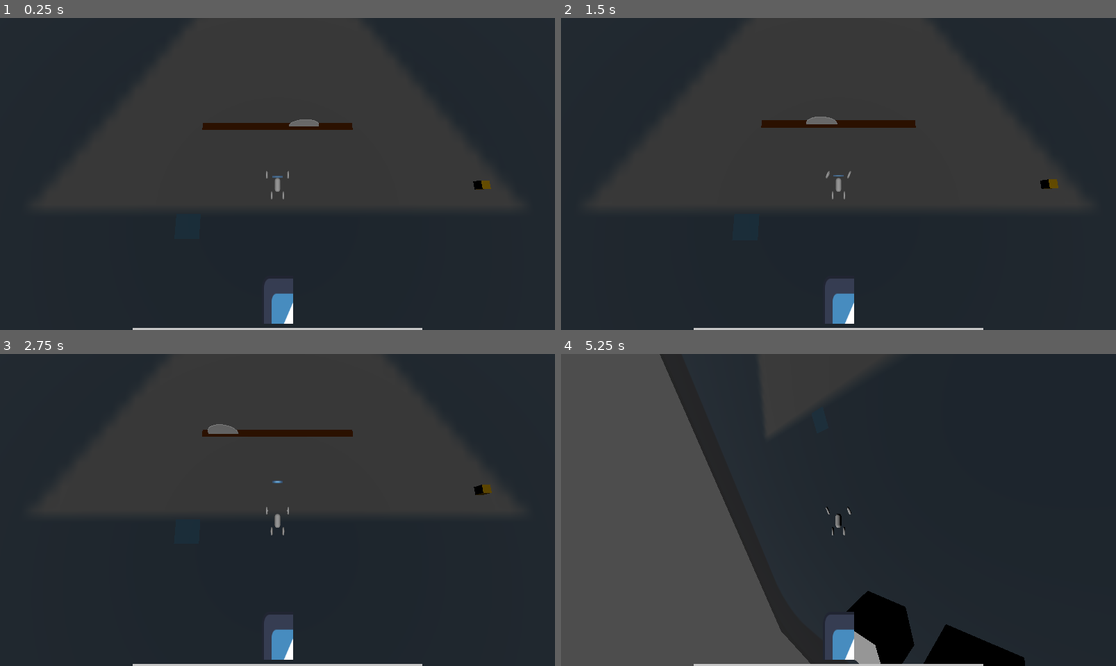
Above: before the commit, frames 1-4 (two rows, left to right).
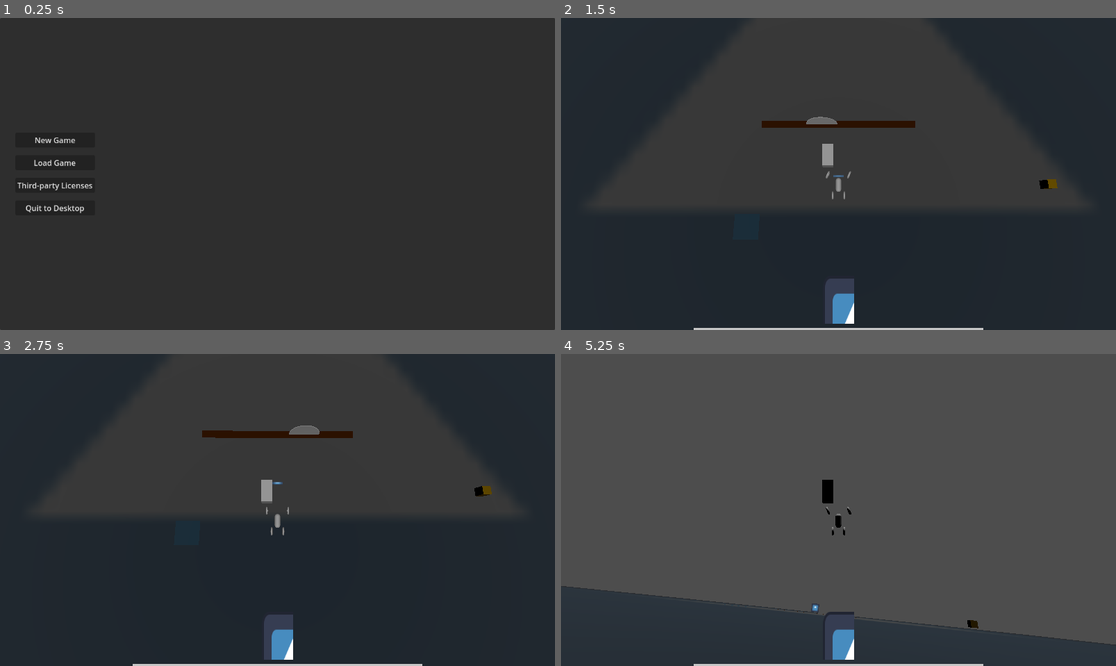
Above: after the commit, the same moments.

Repository: Flying-Hammer754/piratejam16
Game: Godot game, scene res://Scenes/UI.tscn
Same seed, same stepped clock (60 frames per second), same inputs: the game is played once before the commit and once after it. The engine's default icon, where the game draws it, is replaced by a stand-in: a white triangle on a blue panel in a dark square.
Inputs (mouse positions are in pixels of both pictures, inside the frame that each line leads up to):
- Up to frame 1 (0.25 s): no input
- Up to frame 2 (1.5 s): click (616, 139) at 0.5 s, where only the run after the commit has a clickable "New Game"; hold D (player_move_right) from 1.28 s (still down); hold G (player_pickup_item) from 1.28 s (still down)
- Up to frame 3 (2.75 s): tap Space (player_jump) at 1.52, 2.27 s; tap E (player_swing_hammer, bound only after the commit) at 1.55, 2.1 s; release D (player_move_right) at 2.03 s; release G (player_pickup_item) at 2.03 s; hold S (player_move_backwards) from 2.03 s (still down); tap G (player_pickup_item) at 2.3 s
- Up to frame 4 (5.25 s): release S (player_move_backwards) at 2.78 s; hold D (player_move_right) 2.78-3.53 s; hold F (player_fall_over) 2.78-3.53 s; tap E (player_swing_hammer, bound only after the commit) at 3.05, 4.35 s; hold W (player_move_forward) 3.53-4.28 s; tap G (player_pickup_item) at 3.6, 5.1 s; tap Space (player_jump) at 3.77, 4.52 s; hold A (player_move_left) from 4.28 s (still down)

The runs differ from the first frame. In frame 1, 2.3% of the frame differs, in the area x 0-100%, y 0-100%; in frame 2, 0.2%; in frame 3, 0.7%; in frame 4, 71%.

Commit message:
Rebased and added some weapons

Diff:
--- a/Scenes/UI.tscn
+++ b/Scenes/UI.tscn
@@ -15,7 +15,6 @@
 grow_horizontal = 2
 grow_vertical = 2
 script = ExtResource("1_mcfrh")
-autoload_game_world = true
 
 [node name="MainMenuPanel" type="Panel" parent="."]
 visible = false
--- a/Scenes/collectible_item.tscn
+++ b/Scenes/collectible_item.tscn
@@ -1,4 +1,6 @@
-[gd_scene load_steps=4 format=3 uid="uid://c74d21ind62hm"]
+[gd_scene load_steps=5 format=3 uid="uid://c74d21ind62hm"]
+
+[ext_resource type="Script" path="res://Scripts/collectible_item.gd" id="1_55tll"]
 
 [sub_resource type="SphereShape3D" id="SphereShape3D_ldsqq"]
 radius = 5.0
@@ -20,6 +22,7 @@
 collision_layer = 4
 collision_mask = 4
 monitoring = false
+script = ExtResource("1_55tll")
 
 [node name="CollisionShape3D" type="CollisionShape3D" parent="."]
 shape = SubResource("SphereShape3D_ldsqq")
--- a/Scenes/player_vehicle.tscn
+++ b/Scenes/player_vehicle.tscn
@@ -1,6 +1,8 @@
-[gd_scene load_steps=6 format=3 uid="uid://cs6wcsjpx2h8k"]
+[gd_scene load_steps=8 format=3 uid="uid://cs6wcsjpx2h8k"]
 
 [ext_resource type="Script" path="res://Scripts/player_vehicle.gd" id="1_qdl5d"]
+[ext_resource type="PackedScene" uid="uid://bbhny3vdcu3um" path="res://Scenes/weapon_hammer.tscn" id="2_683i7"]
+[ext_resource type="PackedScene" uid="uid://dq07dpklv0cen" path="res://Scenes/weapon_saw.tscn" id="3_jok7n"]
 
 [sub_resource type="BoxShape3D" id="BoxShape3D_qhphk"]
 size = Vector3(0.75, 0.75, 1.75)
@@ -20,9 +22,6 @@
 contact_monitor = true
 max_contacts_reported = 8
 script = ExtResource("1_qdl5d")
-speed = null
-brake_force = null
-steer_speed = null
 
 [node name="CollisionShape3D" type="CollisionShape3D" parent="."]
 transform = Transform3D(1, 0, 0, 0, 1, 0, 0, 0, 1, 0, 0.4, 0)
@@ -95,5 +94,14 @@
 transform = Transform3D(1, 0, 0, 0, 1, 0, 0, 0, 1, 0, 0.5, 0)
 shape = SubResource("BoxShape3D_6ktdv")
 
+[node name="Weapons" type="Node3D" parent="."]
+
+[node name="HammerObject" parent="Weapons" instance=ExtResource("2_683i7")]
+transform = Transform3D(1, 0, 0, 0, 1, 0, 0, 0, 1, -1, 4, -3)
+
+[node name="SawObject" parent="Weapons" instance=ExtResource("3_jok7n")]
+
 [connection signal="area_entered" from="item_pickup" to="." method="_on_area_entered"]
 [connection signal="area_exited" from="item_pickup" to="." method="_on_area_exited"]
+[connection signal="body_entered" from="Weapons/HammerObject" to="." method="_on_hammer_object_body_entered"]
+[connection signal="body_entered" from="Weapons/SawObject" to="." method="_on_saw_object_body_entered"]
--- a/Scenes/test_web_export.tscn
+++ b/Scenes/test_web_export.tscn
@@ -48,9 +48,6 @@
 mass = 1.0
 physics_material_override = SubResource("PhysicsMaterial_cgfai")
 center_of_mass_mode = 1
-speed = null
-brake_force = null
-steer_speed = null
 level = NodePath("..")
 
 [node name="LineSawblade" parent="." node_paths=PackedStringArray("player") instance=ExtResource("3_ca5sd")]
@@ -75,5 +72,6 @@
 [node name="CollectibleItem" parent="." instance=ExtResource("7_2fu4u")]
 transform = Transform3D(1, 0, 0, 0, 1, 0, 0, 0, 1, 25, 0, 0)
 
+[connection signal="player_add_item_to_inventory" from="." to="." method="_on_player_add_item_to_inventory"]
 [connection signal="body_entered" from="VehicleBody3D" to="VehicleBody3D" method="_on_body_entered"]
 [connection signal="body_exited" from="VehicleBody3D" to="VehicleBody3D" method="_on_body_exited"]
--- /dev/null
+++ b/Scenes/weapon_hammer.tscn
@@ -0,0 +1,29 @@
+[gd_scene load_steps=4 format=3 uid="uid://bbhny3vdcu3um"]
+
+[sub_resource type="BoxShape3D" id="BoxShape3D_ang2d"]
+size = Vector3(1, 3, 2)
+
+[sub_resource type="BoxMesh" id="BoxMesh_1o3ah"]
+size = Vector3(1, 1, 2)
+
+[sub_resource type="CylinderMesh" id="CylinderMesh_368hd"]
+top_radius = 0.3
+bottom_radius = 0.3
+radial_segments = 6
+
+[node name="AnimatableBody3D" type="Area3D"]
+monitorable = false
+
+[node name="CollisionShape3D" type="CollisionShape3D" parent="."]
+transform = Transform3D(1, 0, 0, 0, 1, 0, 0, 0, 1, 0, 1.5, 1)
+shape = SubResource("BoxShape3D_ang2d")
+
+[node name="MeshInstance3D" type="MeshInstance3D" parent="."]
+transform = Transform3D(1, 0, 0, 0, 1, 0, 0, 0, 1, 0, 2.5, 1)
+gi_mode = 0
+mesh = SubResource("BoxMesh_1o3ah")
+
+[node name="MeshInstance3D2" type="MeshInstance3D" parent="."]
+transform = Transform3D(1, 0, 0, 0, 1, 0, 0, 0, 1, 0, 1, 1)
+gi_mode = 0
+mesh = SubResource("CylinderMesh_368hd")
--- /dev/null
+++ b/Scenes/weapon_saw.tscn
@@ -0,0 +1,20 @@
+[gd_scene load_steps=3 format=3 uid="uid://dq07dpklv0cen"]
+
+[sub_resource type="CylinderMesh" id="CylinderMesh_tr0ox"]
+top_radius = 1.0
+bottom_radius = 1.0
+height = 0.1
+radial_segments = 12
+
+[sub_resource type="CylinderShape3D" id="CylinderShape3D_j0vx2"]
+height = 0.1
+radius = 1.0
+
+[node name="AnimatableBody3D" type="Area3D"]
+monitorable = false
+
+[node name="MeshInstance3D" type="MeshInstance3D" parent="."]
+mesh = SubResource("CylinderMesh_tr0ox")
+
+[node name="CollisionShape3D" type="CollisionShape3D" parent="."]
+shape = SubResource("CylinderShape3D_j0vx2")
--- a/Scripts/UI.gd
+++ b/Scripts/UI.gd
@@ -1,6 +1,7 @@
 extends Control
 
 const game_scene = preload("res://Scenes/test_web_export.tscn")
+const default_item = preload("res://Scenes/ui_item_element.tscn")
 var instantiated_game_scene: Node
 
 @export var autoload_game_world: bool = false
@@ -59,7 +60,7 @@
 	toggle_pause_menu(false)
 	toggle_main_menu(true)
 	toggle_inventory(false)
-	instantiated_game_scene.disconnect("item_pickup", _on_item_pickup)
+	instantiated_game_scene.disconnect("ui_refresh_items", _on_ui_refresh_items)
 	remove_child(instantiated_game_scene)
 	get_tree().paused = false
 
@@ -72,7 +73,7 @@
 	toggle_inventory(true)
 	get_tree().paused = false
 	instantiated_game_scene = game_scene.instantiate()
-	instantiated_game_scene.connect("item_pickup", _on_item_pickup)
+	instantiated_game_scene.connect("ui_refresh_items", _on_ui_refresh_items)
 	add_child(instantiated_game_scene)
 
 func _on_load_game_button_pressed() -> void:
@@ -116,3 +117,13 @@
 func _on_item_pickup(item: PackedScene) -> void:
 	var instance = item.instantiate()
 	inventory_list.add_child(instance)
+
+func _on_ui_refresh_items(items: Array[collectible_item]):
+	for c in inventory_list.get_children():
+		inventory_list.remove_child(c)
+	# TODO: check for ui item override, and set other options in instance
+	for i in items:
+		var instance = default_item.instantiate()
+		inventory_list.add_child(instance)
+		var tooltip: Label = instance.get_child(0).get_child(0)
+		tooltip.text = i.name + ":\n\n" + i.tooltip
--- /dev/null
+++ b/Scripts/collectible_item.gd
@@ -0,0 +1,36 @@
+class_name collectible_item
+extends Node
+
+enum WeaponKind {
+	NONE,
+	HAMMER,
+	SAW
+}
+
+const hammer_object: PackedScene = preload("res://Scenes/weapon_hammer.tscn")
+
+@export var tooltip: String
+@export var texture_override: Texture2D
+@export var ui_override: PackedScene
+@export var weapon_kind: WeaponKind
+@export var input_action: StringName
+@export var object_override: PackedScene
+
+static func make(
+	_name: String,
+	_tooltip: String,
+	_texture_override: Texture2D,
+	_ui_override: PackedScene,
+	_weapon_kind: WeaponKind,
+	_input_action: StringName,
+	_object_override: PackedScene
+) -> collectible_item:
+	var out: collectible_item = new()
+	out.name = _name
+	out.tooltip = _tooltip
+	out.texture_override = _texture_override
+	out.ui_override = _ui_override
+	out.weapon_kind = _weapon_kind
+	out.input_action = _input_action
+	out.object_override = _object_override
+	return out
--- a/Scripts/level.gd
+++ b/Scripts/level.gd
@@ -1,10 +1,32 @@
 extends Node3D
 
-signal item_pickup(item: PackedScene)
+signal ui_refresh_items(items: Array[collectible_item])
+signal player_add_item_to_inventory(item: collectible_item)
+
+# TODO: set input action and object override to non null
+@onready var player_items: Array[collectible_item] = [
+	collectible_item.make(
+		"Hammer",
+		"Press [E] to use the hammer",
+		null,
+		null,
+		collectible_item.WeaponKind.HAMMER,
+		"player_swing_hammer",
+		null
+	)
+]
+
+func _on_player_add_item_to_inventory(item: collectible_item):
+	player_items.append(item)
+	var items: Array[collectible_item] = player_items.duplicate()
+	items.make_read_only()
+	ui_refresh_items.emit(items)
 
 # Called when the node enters the scene tree for the first time.
 func _ready() -> void:
-	pass # Replace with function body.
+	var items: Array[collectible_item] = player_items.duplicate()
+	items.make_read_only()
+	ui_refresh_items.emit(items)
 
 
 # Called every frame. 'delta' is the elapsed time since the previous frame.
--- a/Scripts/player.gd
+++ b/Scripts/player.gd
@@ -8,7 +8,7 @@
 
 @onready var ragdoll_time: float = 0.0
 
-const player_common = preload("res://player_common.gd")
+const player_common = preload("res://Scripts/player_common.gd")
 
 # Called when the node enters the scene tree for the first time.
 func _ready() -> void:
--- a/Scripts/player_vehicle.gd
+++ b/Scripts/player_vehicle.gd
@@ -10,12 +10,26 @@
 
 @export var level: Node3D
 
+@export var max_health: int = 3
+
 @onready var ragdoll_time: float = 0.0
 
 const player_common = preload("res://Scripts/player_common.gd")
-const item_ui_element = preload("res://Scenes/ui_item_element.tscn")
+#const item_ui_element = preload("res://Scenes/ui_item_element.tscn")
 
 @onready var item_in_range: Node
+
+@export var hammer_damage: int = 1
+@export var hammer_swing_speed: float = 10
+@onready var hammer_object: Area3D = $Weapons/HammerObject
+@onready var initial_hammer_object_position: Vector3 = hammer_object.position
+var hammer_object_swinged_position: float = -1
+
+@export var mounted_saw_damage: int = 1
+
+var hammer_object_swing: bool = false
+
+@onready var saw_object: Area3D = $Weapons/SawObject
 
 # Called when the node enters the scene tree for the first time.
 func _ready() -> void:
@@ -35,12 +49,47 @@
 	if item_in_range == body:
 		item_in_range = null
 
+func _on_hammer_object_body_entered(body: Node3D) -> void:
+	if body.has_signal("take_damage"):
+		body.emit_signal("take_damage", hammer_damage)
+
+func _on_saw_object_body_entered(body: Node3D) -> void:
+	if body.has_signal("take_damage"):
+		body.emit_signal("take_damage", mounted_saw_damage)
+
 func _input(event: InputEvent) -> void:
+	for i in level.get("player_items"):
+		if i.input_action != "" && event.is_action_pressed(i.input_action):
+			if i.weapon_kind == collectible_item.WeaponKind.HAMMER:
+				# TODO: move this into physics_process
+				hammer_object_swing = true
+
 	if event.is_action_pressed("player_pickup_item") && item_in_range != null:
-		if level.emit_signal("item_pickup", item_ui_element) != ERR_UNAVAILABLE:
-			pass
+		var item: collectible_item = collectible_item.make(
+			"Saw",
+			"Always active, inflicts damage on contact",
+			null,
+			null,
+			collectible_item.WeaponKind.SAW,
+			"",
+			null
+		)
+		if level.emit_signal("player_add_item_to_inventory", item) == ERR_UNAVAILABLE:
+			print("item pickup failed")
 
 func _physics_process(delta: float) -> void:
+	hammer_object.visible = false
+	hammer_object.process_mode = Node.PROCESS_MODE_DISABLED
+	saw_object.visible = false
+	saw_object.process_mode = Node.PROCESS_MODE_DISABLED
+	for i: collectible_item in level.get("player_items"):
+		if i.weapon_kind == collectible_item.WeaponKind.HAMMER:
+			hammer_object.visible = true
+			hammer_object.process_mode = Node.PROCESS_MODE_INHERIT
+		elif i.weapon_kind == collectible_item.WeaponKind.SAW:
+			saw_object.visible = true
+			saw_object.process_mode = Node.PROCESS_MODE_INHERIT
+
 	# steering is in radians
 
 	steering = Input.get_axis("player_move_right", "player_move_left") * steer_speed
@@ -70,4 +119,15 @@
 	if Input.is_action_pressed("player_fall_over"):
 		angular_velocity.x += 1
 
+	# TODO: remake the hammer weapon with area3d
+	if hammer_object_swing && hammer_object.position.y > 0.08:
+		hammer_object.position.y = clampf(hammer_object.position.y - hammer_swing_speed * delta, 0.0, initial_hammer_object_position.y)
+		hammer_object.rotation.x = lerp_angle(-PI/2, 0.0, hammer_object.position.y / initial_hammer_object_position.y)
+	elif hammer_object.position.y < initial_hammer_object_position.y - 0.08:
+		hammer_object_swing = false
+		hammer_object.position.y = clampf(hammer_object.position.y + hammer_swing_speed * delta, 0.0, initial_hammer_object_position.y)
+		hammer_object.rotation.x = lerp_angle(-PI/2, 0.0, hammer_object.position.y / initial_hammer_object_position.y)
+
+	#	TODO:
+
 	ragdoll_time = player_common.handle_ragdoll(delta, ragdoll_time, self)
--- a/project.godot
+++ b/project.godot
@@ -68,6 +68,12 @@
 , Object(InputEventJoypadButton,"resource_local_to_scene":false,"resource_name":"","device":-1,"button_index":1,"pressure":0.0,"pressed":false,"script":null)
 ]
 }
+player_swing_hammer={
+"deadzone": 0.5,
+"events": [Object(InputEventKey,"resource_local_to_scene":false,"resource_name":"","device":-1,"window_id":0,"alt_pressed":false,"shift_pressed":false,"ctrl_pressed":false,"meta_pressed":false,"pressed":false,"keycode":0,"physical_keycode":69,"key_label":0,"unicode":101,"location":0,"echo":false,"script":null)
+, Object(InputEventJoypadButton,"resource_local_to_scene":false,"resource_name":"","device":-1,"button_index":2,"pressure":0.0,"pressed":false,"script":null)
+]
+}
 
 [rendering]
 
Not shown, added: Models and textures/Models/MiniBot.fbx.import
Not shown, added: Models and textures/Textures/Ucupaint Body Color.png.import
Not shown, added: Models and textures/Textures/Ucupaint Cylinder.002 Color.png.import
Not shown, added: Models and textures/Textures/Ucupaint Tread Color.png.import
